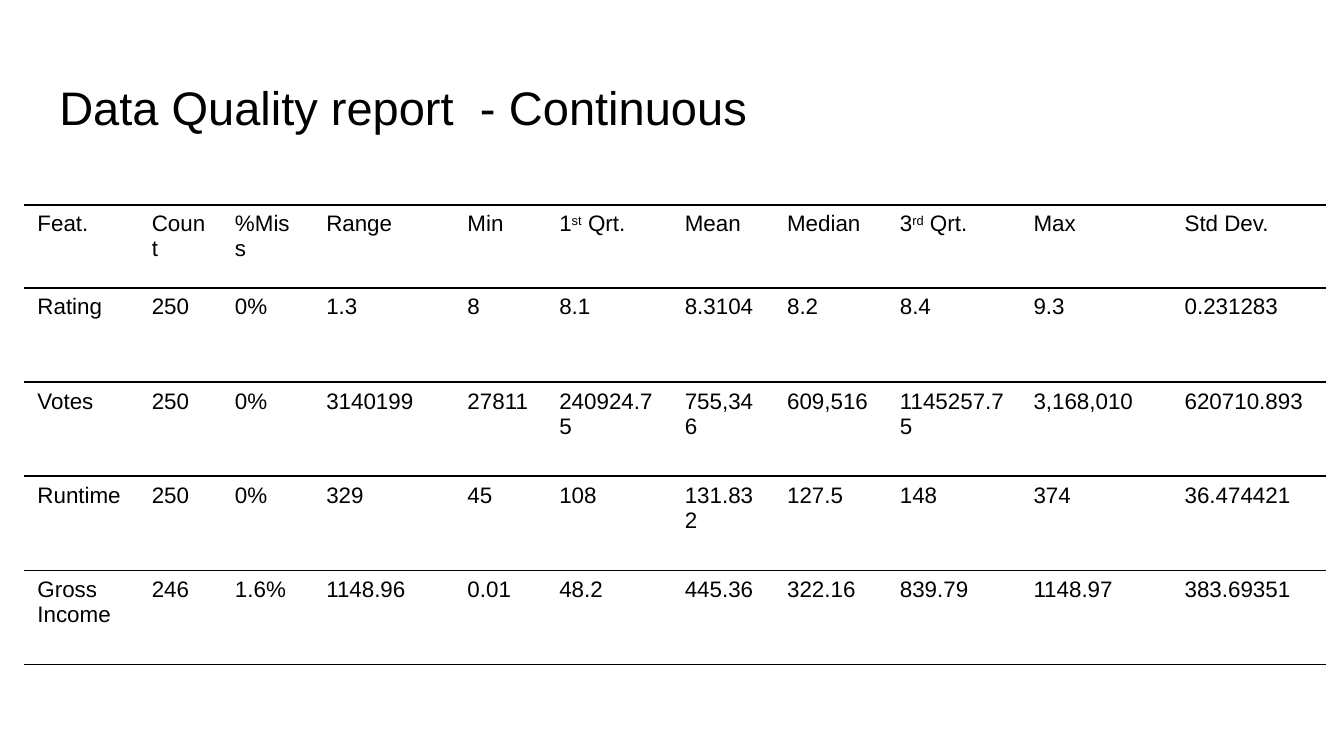
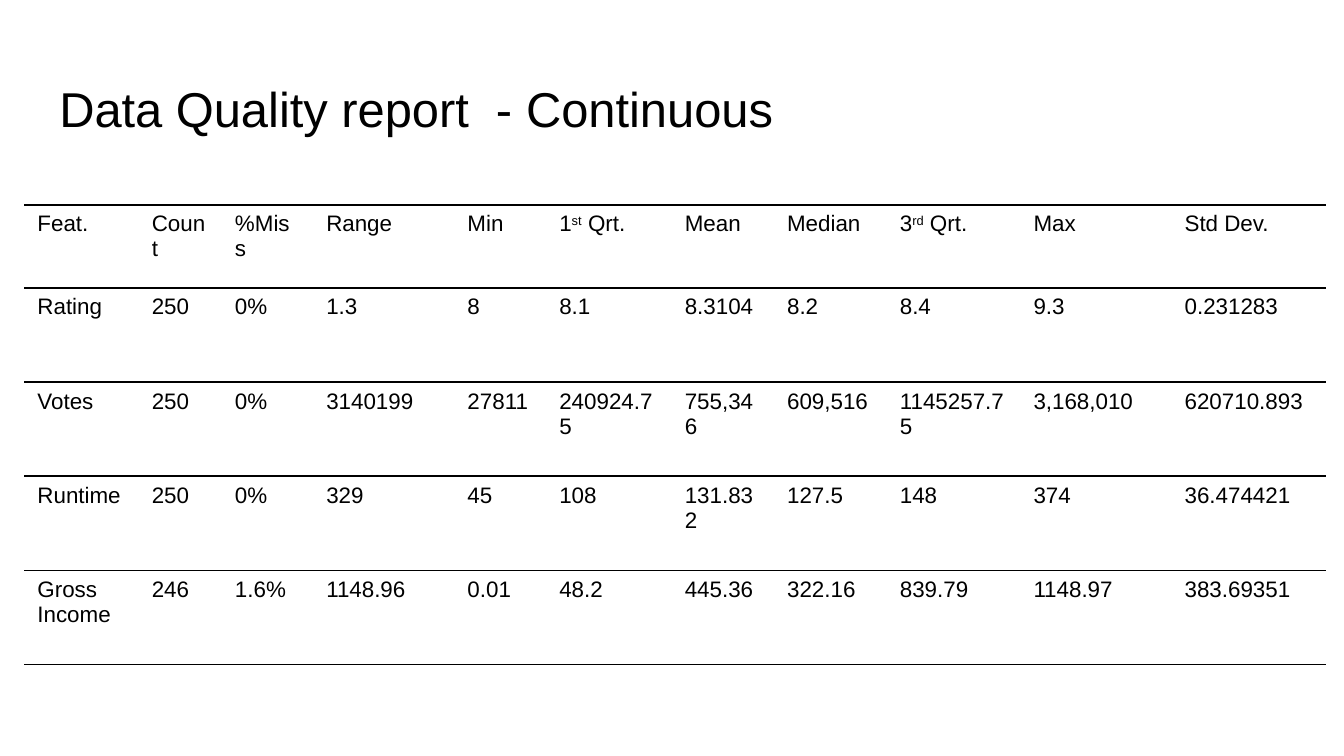
Before and after one commit to amelka800/Data-CA, a slide deck: slide 7 of Data Exploration CA Template 2026.pptx. Drawn at 1344x756 pixels with LibreOffice and Linux fonts; fonts in the diff are those of the drawing. Boxes give left, top, right and bottom in pixels: in the first picture for what was removed or moved away, otherwise in the second. Text is boxed around its words. In the diff, an @@ line names an element or a change of style, - is before the commit and + after.

```diff
--- a/Data Exploration CA Template 2026.pptx
+++ b/Data Exploration CA Template 2026.pptx
@@ title "Data Quality report - Continuous" at (x1=59, y1=91, x2=773, y2=137): size 25.2 to 26.2 pt @@
```
Also in this commit, not shown: 19 other slides changed, 1 slide added, 1 other file.
